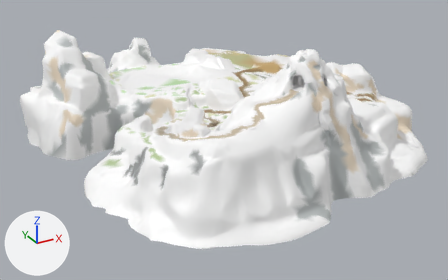
What one commit did to the glTF model UKONG/models/UKONG-ISLAND.glb.
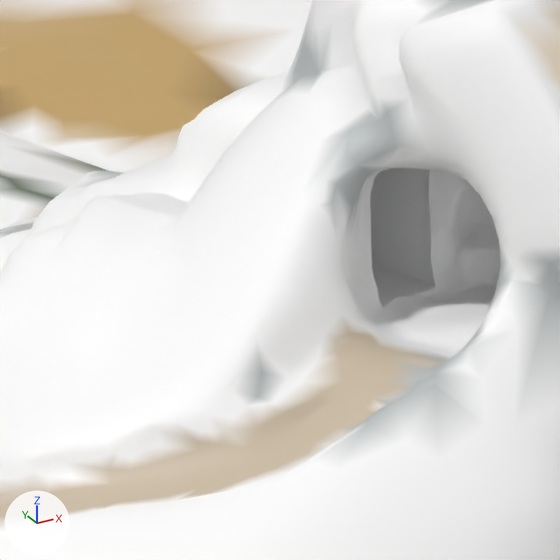
Each version appears first whole from a camera (50 mm lens) standing at (-1253.0, -2130.0, 847.0) and looking at (-119.0, -68.0, -184.0), and next in a close-up on the part from 58% to 69% of the width and 22% to 39% of the height. Every picture has the same lights, and +X, +Y and +Z are marked at lower left. The last two pictures show the newer version. Vertices at exactly the same position are counted once.

Script lines for the objects in view, before the commit:
```python
me_layer_2 = bpy.data.meshes.new('Layer 2')
me_layer_2.from_pydata(...)  # 46103 vertices, 92214 faces; spans x -830.0..719.0, y -806.0..829.0, z -202.0..292.0
# faces by material slot: [77306, 2319, 7384, 5205]
me_layer_2.materials.append(mat_rock)
me_layer_2.materials.append(mat_grass)
me_layer_2.materials.append(mat_dirt)
me_layer_2.materials.append(mat_forest)
ob_1_landscape = bpy.data.objects.new('1-LANDSCAPE', me_layer_2)
ob_1_landscape.location = (0.0, 0.0, 0.0)
```
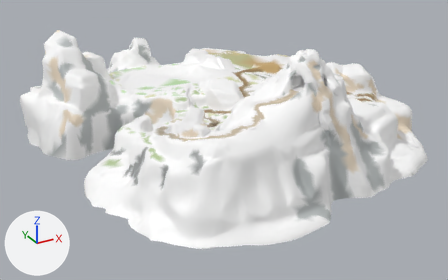
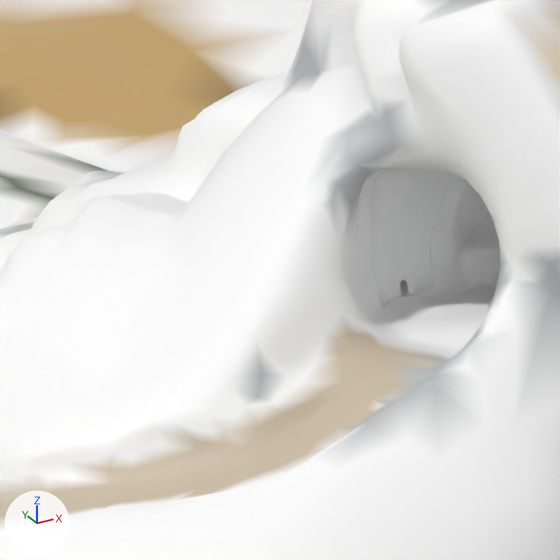
Boxes (x1, y1, x2, y2) around the edits, measured in the close-ups (560 x 560 px):
part 1 of me_layer_2, added: after (370, 168, 449, 305)

Patch to the scene script:
```diff
--- a/UKONG/models/UKONG-ISLAND.glb.py
+++ b/UKONG/models/UKONG-ISLAND.glb.py
@@ me_layer_2 @@
 # used by ob_1_landscape; location = (0.0, 0.0, 0.0)
-me_layer_2.from_pydata(...)  # 46103 vertices, 92214 faces; spans x -830.0..719.0, y -806.0..829.0, z -202.0..292.0
+me_layer_2.from_pydata(...)  # 46443 vertices, 92894 faces; spans x -830.0..719.0, y -806.0..829.0, z -202.0..292.0
+# me_layer_2 part 1: a new loose piece of 340 vertices spanning x -87.0..-56.0, y -501.0..-423.0, z 167.0..211.0, in mat_rock
 me_layer_2.materials.append(mat_rock)
```
